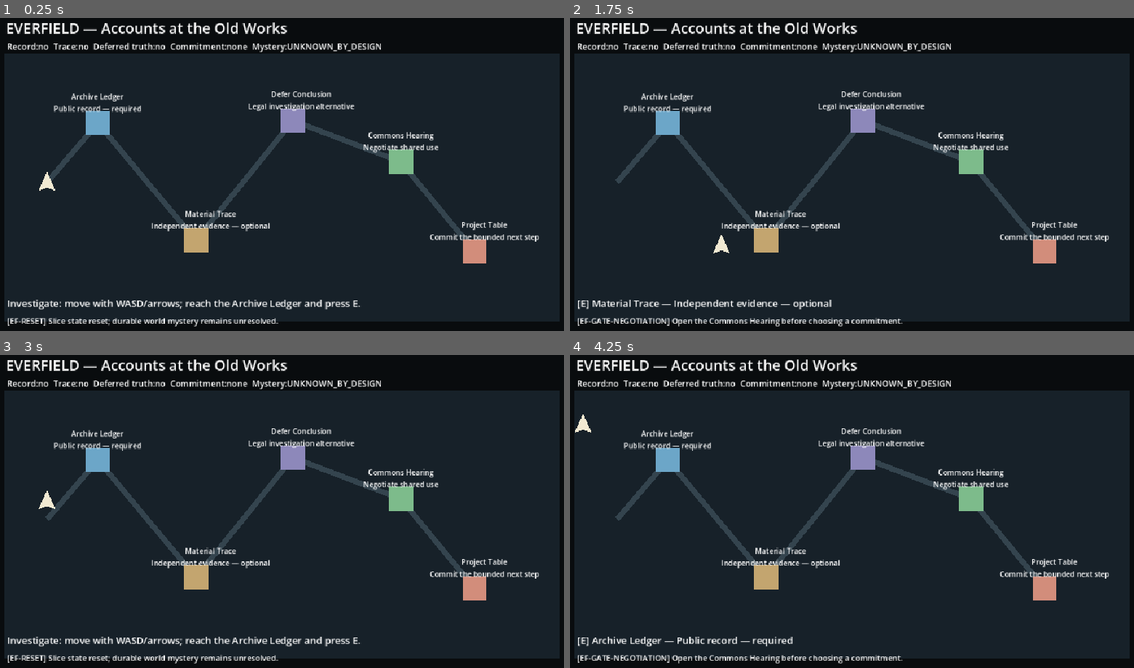
Above: before the commit, frames 1-4 (two rows, left to right).
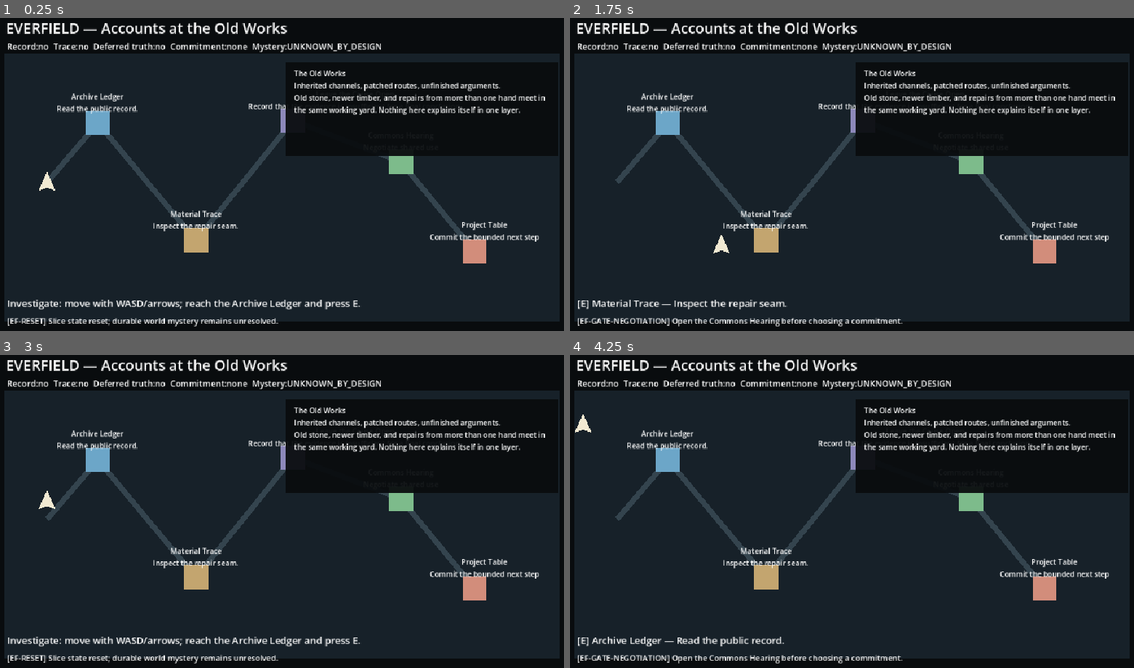
Above: after the commit, the same moments.

Repository: vokerg/everfield
Game: Godot game, scene res://main.tscn
The game is run twice, just before and just after one commit, with the same random seed, the same clock (stepped at 60 frames per second) and the same inputs.
Inputs (mouse positions are in pixels of both pictures, inside the frame that each line leads up to):
- Up to frame 1 (0.25 s): no input
- Up to frame 2 (1.75 s): tap E at 0.5, 1.25 s; move the mouse to (981, 155) at 0.52 s; hold D 0.53-1.28 s; tap 1 at 0.6 s; click (981, 155) at 0.67 s; tap 2 at 0.8, 1.35 s; move the mouse to (733, 190) at 1.27 s; hold S from 1.28 s (still down); tap 3 at 1.55 s
- Up to frame 3 (3 s): move the mouse to (338, 436) at 2.02 s; release S at 2.03 s; hold D 2.03-2.78 s; tap 3 at 2.1 s; tap R at 2.3, 2.85 s; tap E at 2.75 s; move the mouse to (253, 574) at 2.77 s; hold W from 2.78 s (still down); click (253, 574) at 2.92 s
- Up to frame 4 (4.25 s): tap 1 at 3.05, 3.6 s; move the mouse to (1026, 558) at 3.52 s; release W at 3.53 s; hold A from 3.53 s (still down); tap 2 at 3.8 s

The runs differ from the first frame. In frame 1, 14% of the frame differs, in the area x 9-99%, y 14-69%; in frame 2, 15%, in the area x 9-99%, y 14-94%; in frame 3, 14%; in frame 4, 15%.

Commit message:
[PLAN-v1][#1414] Wire reviewed presentation components into playable

Diff:
--- a/game/main.gd
+++ b/game/main.gd
@@ -1,4 +1,8 @@
 extends Node2D
+
+const OldWorksPresentation = preload("res://components/old_works_world/old_works_world_presentation.gd")
+const CommonsHearingPresentation = preload("res://components/commons_hearing/commons_hearing_presentation.gd")
+const CommitmentConsequencePresentation = preload("res://components/commitment_consequences/commitment_consequence_presentation.gd")
 
 const PLAYER_SPEED := 230.0
 const INTERACT_RADIUS := 88.0
@@ -43,11 +47,19 @@
 var objective_label: Label
 var status_label: Label
 var diagnostic_label: Label
+var presentation_panel: ColorRect
+var presentation_label: Label
 var station_nodes: Dictionary = {}
 
+var old_works_presentation: Variant
+var commons_hearing_presentation: Variant
+var consequence_presentation: Variant
 var state: Dictionary = {}
 
 func _ready() -> void:
+    old_works_presentation = OldWorksPresentation.new()
+    commons_hearing_presentation = CommonsHearingPresentation.new()
+    consequence_presentation = CommitmentConsequencePresentation.new()
     _build_world()
     reset_slice()
     print("[EVERFIELD][BOOT] Accounts at the Old Works first playable ready")
@@ -112,6 +124,7 @@
 
     for station_id in STATIONS:
         var station_data: Dictionary = STATIONS[station_id]
+        var display := _station_display(String(station_id), station_data)
         var station := Node2D.new()
         station.name = String(station_id)
         station.position = station_data["position"]
@@ -127,7 +140,7 @@
         label.position = Vector2(-74, -52)
         label.size = Vector2(148, 44)
         label.horizontal_alignment = HORIZONTAL_ALIGNMENT_CENTER
-        label.text = "%s\n%s" % [station_data["title"], station_data["hint"]]
+        label.text = "%s\n%s" % [display["title"], display["hint"]]
         label.add_theme_font_size_override("font_size", 12)
         station.add_child(label)
 
@@ -165,6 +178,24 @@
     status_label.size = Vector2(908, 32)
     status_label.add_theme_font_size_override("font_size", 14)
     add_child(status_label)
+
+    presentation_panel = ColorRect.new()
+    presentation_panel.name = "PresentationPanel"
+    presentation_panel.position = Vector2(486, 88)
+    presentation_panel.size = Vector2(450, 154)
+    presentation_panel.color = Color(0.035, 0.047, 0.055, 0.94)
+    presentation_panel.z_index = 5
+    add_child(presentation_panel)
+
+    presentation_label = Label.new()
+    presentation_label.name = "Presentation"
+    presentation_label.position = Vector2(500, 98)
+    presentation_label.size = Vector2(422, 134)
+    presentation_label.autowrap_mode = TextServer.AUTOWRAP_WORD_SMART
+    presentation_label.vertical_alignment = VERTICAL_ALIGNMENT_TOP
+    presentation_label.add_theme_font_size_override("font_size", 12)
+    presentation_label.z_index = 6
+    add_child(presentation_label)
 
     diagnostic_label = Label.new()
     diagnostic_label.name = "Diagnostic"
@@ -188,6 +219,7 @@
     if player != null:
         player.position = Vector2(92, 286)
     _set_diagnostic("EF-RESET", "Slice state reset; durable world mystery remains unresolved.")
+    _show_world_intro()
     _refresh_hud()
 
 func interact_nearest() -> bool:
@@ -206,17 +238,20 @@
         "public_record":
             state["record_read"] = true
             _append_history("PUBLIC_RECORD_REVIEWED")
-            _set_diagnostic("EF-INVESTIGATE-RECORD", "The archive records incompatible accounts; neither is promoted to truth.")
+            _show_old_works_station("public_record")
+            _set_diagnostic("EF-INVESTIGATE-RECORD", "Reviewed Archive Ledger presentation; competing accounts remain claims, not findings.")
         "material_trace":
             state["trace_inspected"] = true
             _append_history("MATERIAL_TRACE_INSPECTED")
-            _set_diagnostic("EF-INVESTIGATE-TRACE", "The Old Works carries independent material evidence, still insufficient to settle the cause.")
+            _show_old_works_station("material_trace")
+            _set_diagnostic("EF-INVESTIGATE-TRACE", "Reviewed Material Trace presentation; alteration evidence does not select a causal winner.")
         "defer_conclusion":
             if not state["record_read"]:
                 _set_diagnostic("EF-GATE-DEFER", "Review the public record before explicitly deferring a conclusion.")
                 return false
             state["deferred_truth"] = true
             _append_history("TRUTH_CONCLUSION_DEFERRED")
+            _show_old_works_station("defer_conclusion")
             _set_diagnostic("EF-INVESTIGATE-DEFER", "Conclusion deferred by design; uncertainty is a legal route.")
         "commons_hearing":
             if not _investigation_ready():
@@ -224,6 +259,7 @@
                 return false
             state["negotiation_open"] = true
             _append_history("COMMONS_HEARING_OPENED")
+            _show_hearing_opening()
             _set_diagnostic("EF-NEGOTIATE", "Choose: [1] repair pilot, [2] records-first, or [3] defer commitment.")
         "project_table":
             if String(state["commitment"]).is_empty():
@@ -235,6 +271,7 @@
             else:
                 state["outcome"] = "RECORDS_FIRST_PACKAGE_FILED"
             _append_history(String(state["outcome"]))
+            _show_consequence(String(state["outcome"]))
             _set_diagnostic("EF-SLICE-COMPLETE", "First-playable loop complete; mystery remains UNKNOWN_BY_DESIGN.")
 
     _refresh_hud()
@@ -250,16 +287,19 @@
             state["commitment"] = "repair_pilot"
             state["negotiation_open"] = false
             _append_history("COMMITMENT_REPAIR_PILOT")
+            _show_hearing_and_consequence("repair_pilot", "COMMITMENT_REPAIR_PILOT")
             _set_diagnostic("EF-COMMIT-REPAIR", "Repair pilot selected: bounded and conditionally reversible.")
         "records_first":
             state["commitment"] = "records_first"
             state["negotiation_open"] = false
             _append_history("COMMITMENT_RECORDS_FIRST")
+            _show_hearing_and_consequence("records_first", "COMMITMENT_RECORDS_FIRST")
             _set_diagnostic("EF-COMMIT-RECORDS", "Records-first selected: document and limit use before broader repair.")
         "defer":
             state["commitment"] = ""
             state["negotiation_open"] = false
             _append_history("PUBLIC_COMMITMENT_DEFERRED")
+            _show_hearing_and_consequence("defer", "PUBLIC_COMMITMENT_DEFERRED")
             _set_diagnostic("EF-COMMIT-DEFER", "Commitment deferred; the hearing may be reopened without erasing history.")
         _:
             _set_diagnostic("EF-COMMIT-UNKNOWN", "Unsupported commitment choice: %s" % choice, true)
@@ -270,6 +310,9 @@
 
 func get_game_state() -> Dictionary:
     return state.duplicate(true)
+
+func get_presentation_text() -> String:
+    return presentation_label.text if presentation_label != null else ""
 
 func _investigation_ready() -> bool:
     return bool(state["record_read"]) and (bool(state["trace_inspected"]) or bool(state["deferred_truth"]))
@@ -292,12 +335,129 @@
             best_id = String(station_id)
     return best_id if best_distance <= INTERACT_RADIUS else ""
 
+func _station_display(station_id: String, fallback: Dictionary) -> Dictionary:
+    var display := {
+        "title": String(fallback.get("title", "")),
+        "hint": String(fallback.get("hint", "")),
+    }
+    if not ["public_record", "material_trace", "defer_conclusion"].has(station_id):
+        return display
+
+    var station: Dictionary = old_works_presentation.get_station(station_id)
+    if station.is_empty():
+        return display
+    var title_id := String(station.get("title_id", ""))
+    var prompt_id := String(station.get("prompt_id", ""))
+    if old_works_presentation.has_text(title_id):
+        display["title"] = old_works_presentation.get_text(title_id)
+    if old_works_presentation.has_text(prompt_id):
+        display["hint"] = old_works_presentation.get_text(prompt_id)
+    return display
+
+func _show_world_intro() -> void:
+    var lines: Array = [
+        old_works_presentation.get_text("OW_WORLD_TITLE"),
+        old_works_presentation.get_text("OW_WORLD_SUBTITLE"),
+        old_works_presentation.get_text("OW_WORLD_ENTRY"),
+    ]
+    _set_presentation(_join_lines(lines))
+
+func _show_old_works_station(station_id: String) -> void:
+    var station: Dictionary = old_works_presentation.get_station(station_id)
+    if station.is_empty():
+        _set_presentation("Presentation unavailable for %s." % station_id)
+        return
+
+    var lines: Array = []
+    for key in ["title_id", "prompt_id"]:
+        var text_id := String(station.get(key, ""))
+        if not text_id.is_empty():
+            lines.append(old_works_presentation.get_text(text_id))
+    for body_id in station.get("body_ids", []):
+        lines.append(old_works_presentation.get_text(String(body_id)))
+    for key in ["exit_id", "result_id"]:
+        var text_id := String(station.get(key, ""))
+        if not text_id.is_empty():
+            lines.append(old_works_presentation.get_text(text_id))
+    _set_presentation(_join_lines(lines))
+
+func _show_hearing_opening() -> void:
+    var maelin: Dictionary = commons_hearing_presentation.get_participant("OW_HEARING_PARTICIPANT_MAELIN_01")
+    var selka: Dictionary = commons_hearing_presentation.get_participant("OW_HEARING_PARTICIPANT_SELKA_01")
+    var maelin_line: Dictionary = commons_hearing_presentation.get_line("OW_HEARING_OPEN_MAELIN_01")
+    var selka_line: Dictionary = commons_hearing_presentation.get_line("OW_HEARING_OPEN_SELKA_01")
+    var lines: Array = [
+        "Commons Hearing",
+        "%s — %s" % [maelin.get("display_name", "Maelin Sor"), maelin_line.get("text", "")],
+        "%s — %s" % [selka.get("display_name", "Selka Vey"), selka_line.get("text", "")],
+        "Refusal, deferral, and nonalignment remain legal outcomes.",
+    ]
+    _set_presentation(_join_lines(lines))
+
+func _hearing_route_text(route_scope: String) -> String:
+    var beat_ids: Array = []
+    match route_scope:
+        "repair_pilot":
+            beat_ids = ["OW_HEARING_REPAIR_MAELIN_01", "OW_HEARING_REPAIR_SELKA_01"]
+        "records_first":
+            beat_ids = ["OW_HEARING_RECORDS_MAELIN_01", "OW_HEARING_RECORDS_SELKA_01"]
+        "defer":
+            beat_ids = ["OW_HEARING_DEFER_MAELIN_01", "OW_HEARING_DEFER_SELKA_01"]
+        _:
+            return ""
+
+    var lines: Array = ["Commons Hearing — %s" % route_scope.replace("_", " ")]
+    for beat_id in beat_ids:
+        var beat: Dictionary = commons_hearing_presentation.get_line(String(beat_id))
+        var speaker := _speaker_name(String(beat.get("speaker_ref", "")))
+        lines.append("%s — %s" % [speaker, beat.get("text", "")])
+    return _join_lines(lines)
+
+func _speaker_name(character_ref: String) -> String:
+    if character_ref == "CHAR:maelin_sor":
+        return String(commons_hearing_presentation.get_participant("OW_HEARING_PARTICIPANT_MAELIN_01").get("display_name", "Maelin Sor"))
+    if character_ref == "CHAR:selka_vey":
+        return String(commons_hearing_presentation.get_participant("OW_HEARING_PARTICIPANT_SELKA_01").get("display_name", "Selka Vey"))
+    return "Unknown participant"
+
+func _consequence_text(event_id: String) -> String:
+    var event: Dictionary = consequence_presentation.get_event(event_id)
+    if event.is_empty():
+        return "Consequence presentation unavailable for %s." % event_id
+    var lines: Array = []
+    for text_id in event.get("ids", []):
+        lines.append(consequence_presentation.get_text(String(text_id)))
+    return _join_lines(lines)
+
+func _show_hearing_and_consequence(route_scope: String, event_id: String) -> void:
+    _set_presentation("%s\n\n%s" % [_hearing_route_text(route_scope), _consequence_text(event_id)])
+
+func _show_consequence(event_id: String) -> void:
+    _set_presentation(_consequence_text(event_id))
+
+func _set_presentation(text: String) -> void:
+    if presentation_label != null:
+        presentation_label.text = text
+    print("[EVERFIELD][PRESENTATION] %s" % text.replace("\n", " | "))
+
+func _join_lines(lines: Array) -> String:
+    var result := ""
+    for line in lines:
+        var text := String(line)
+        if text.is_empty():
+            continue
+        if not result.is_empty():
+            result += "\n"
+        result += text
+    return result
+
 func _refresh_nearby_hint() -> void:
     var station_id := _nearest_station_id()
     if station_id.is_empty():
         return
     var station_data: Dictionary = STATIONS[station_id]
-    objective_label.text = "[E] %s — %s" % [station_data["title"], station_data["hint"]]
+    var display := _station_display(station_id, station_data)
+    objective_label.text = "[E] %s — %s" % [display["title"], display["hint"]]
 
 func _refresh_hud() -> void:
     if objective_label == null:
@@ -308,7 +468,7 @@
     elif not bool(state["record_read"]):
         objective_label.text = "Investigate: move with WASD/arrows; reach the Archive Ledger and press E."
     elif not _investigation_ready():
-        objective_label.text = "Investigate: inspect the Material Trace OR explicitly Defer Conclusion."
+        objective_label.text = "Investigate: inspect the Material Trace OR explicitly Leave the Cause Open."
     elif bool(state["negotiation_open"]):
         objective_label.text = "Commons Hearing: [1] repair pilot · [2] records-first · [3] defer commitment."
     elif String(state["commitment"]).is_empty():
